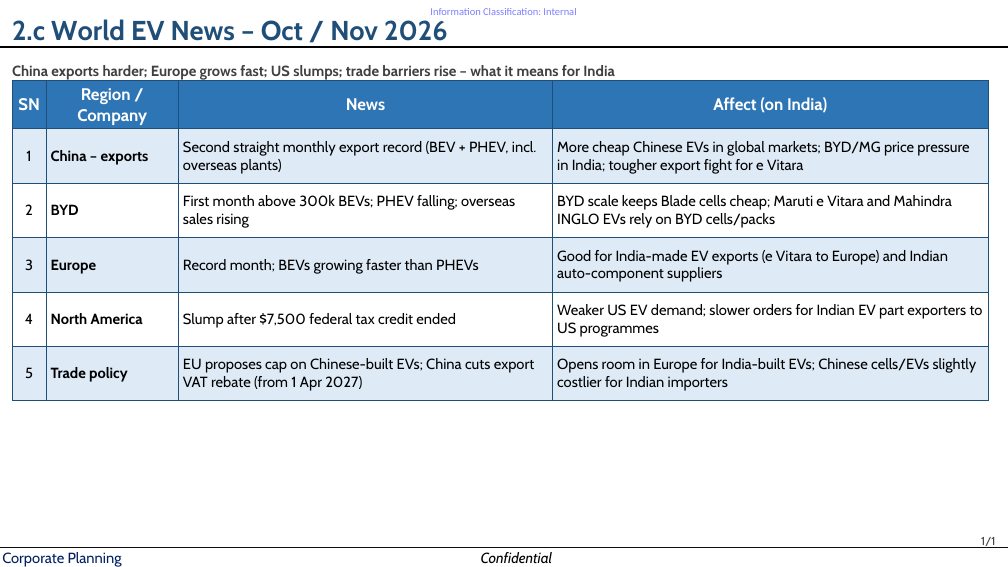
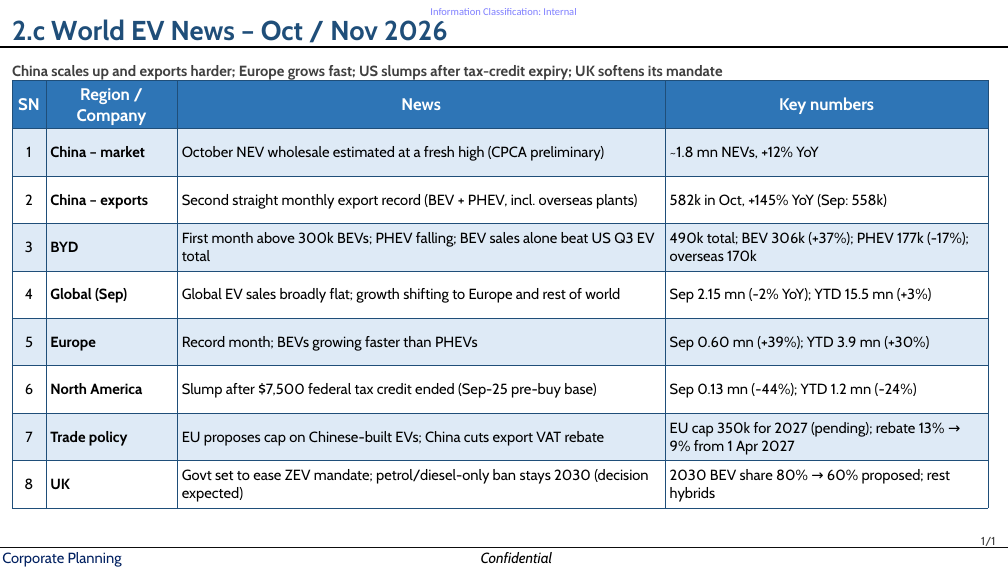
Before and after one commit to Crypto-ashish/bess, a slide deck: slide 7 of EV study 10nov.pptx. Drawn at 1008x567 pixels with LibreOffice and Linux fonts; fonts in the diff are those of the drawing. Boxes give left, top, right and bottom in pixels: in the first picture for what was removed or moved away, otherwise in the second. Text is boxed around its words. In the diff, an @@ line names an element or a change of style, - is before the commit and + after.

```diff
--- a/EV study 10nov.pptx
+++ b/EV study 10nov.pptx
@@ text at <box>12,65,722,81</box>: text changed @@
-China exports harder; Europe grows fast; US slumps; trade barriers rise – what it means for India
+China scales up and exports harder; Europe grows fast; US slumps after tax-credit expiry; UK softens its mandate
@@ table at <box>12,81,989,508</box> @@
-row 1: SN | Region / Company | News | Affect (on India)
-row 2: 1 | China – exports | Second straight monthly export record (BEV + PHEV, incl. overseas plants) | More cheap Chinese EVs in global markets; BYD/MG price pressure in India; tougher export fight for e Vitara
-row 3: 2 | BYD | First month above 300k BEVs; PHEV falling; overseas sales rising | BYD scale keeps Blade cells cheap; Maruti e Vitara and Mahindra INGLO EVs rely on BYD cells/packs
-row 4: 3 | Europe | Record month; BEVs growing faster than PHEVs | Good for India-made EV exports (e Vitara to Europe) and Indian auto-component suppliers
-row 5: 4 | North America | Slump after $7,500 federal tax credit ended | Weaker US EV demand; slower orders for Indian EV part exporters to US programmes
-row 6: 5 | Trade policy | EU proposes cap on Chinese-built EVs; China cuts export VAT rebate (from 1 Apr 2027) | Opens room in Europe for India-built EVs; Chinese cells/EVs slightly costlier for Indian importers
+row 1: SN | Region / Company | News | Key numbers
+row 2: 1 | China – market | October NEV wholesale estimated at a fresh high (CPCA preliminary) | ~1.8 mn NEVs, +12% YoY
+row 3: 2 | China – exports | Second straight monthly export record (BEV + PHEV, incl. overseas plants) | 582k in Oct, +145% YoY (Sep: 558k)
+row 4: 3 | BYD | First month above 300k BEVs; PHEV falling; BEV sales alone beat US Q3 EV total | 490k total; BEV 306k (+37%); PHEV 177k (-17%); overseas 170k
+row 5: 4 | Global (Sep) | Global EV sales broadly flat; growth shifting to Europe and rest of world | Sep 2.15 mn (-2% YoY); YTD 15.5 mn (+3%)
+row 6: 5 | Europe | Record month; BEVs growing faster than PHEVs | Sep 0.60 mn (+39%); YTD 3.9 mn (+30%)
+row 7: 6 | North America | Slump after $7,500 federal tax credit ended (Sep-25 pre-buy base) | Sep 0.13 mn (-44%); YTD 1.2 mn (-24%)
+row 8: 7 | Trade policy | EU proposes cap on Chinese-built EVs; China cuts export VAT rebate | EU cap 350k for 2027 (pending); rebate 13% → 9% from 1 Apr 2027
+row 9: 8 | UK | Govt set to ease ZEV mandate; petrol/diesel-only ban stays 2030 (decision expected) | 2030 BEV share 80% → 60% proposed; rest hybrids
```
Also in this commit, not shown: 2 other slides changed.
